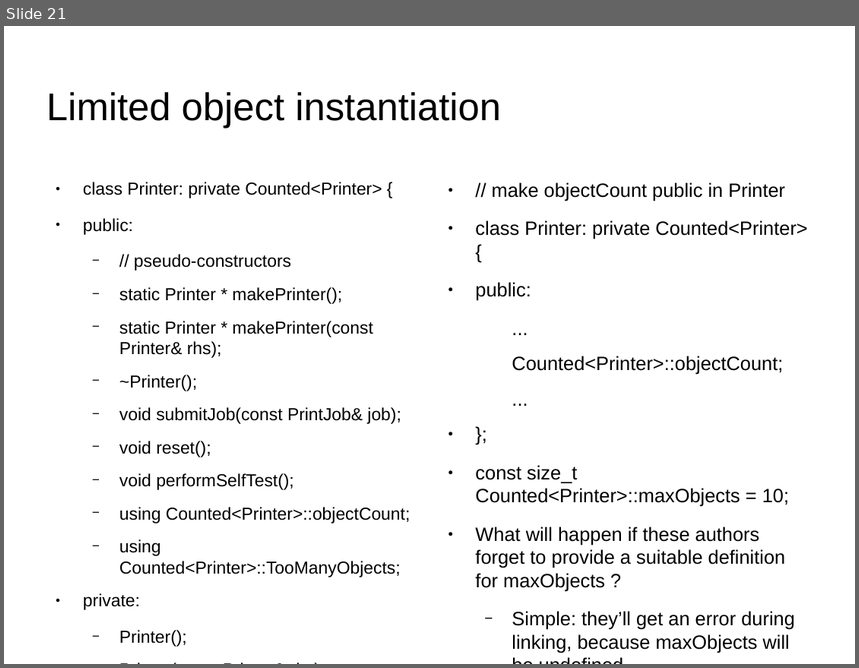
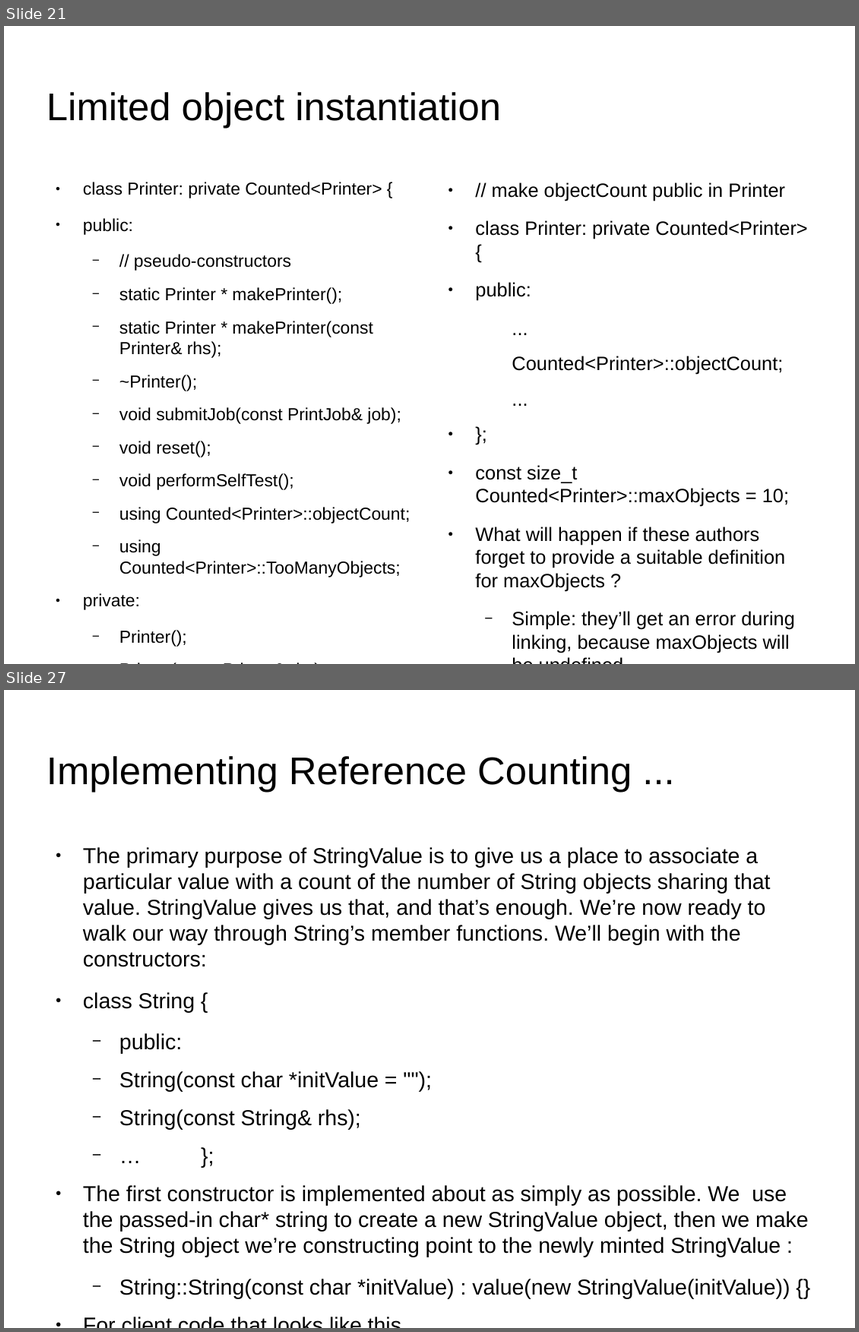
Before and after one commit to kks32/cpp-software-development, a slide deck: Ex19_Lazy_Evaluation_Reference_Counting/Ex19_Lazy_Evaluation_Reference_Counting.odp. Shown one above the other, each under a label of ours: slide 21 before the commit, slides 21 and 27 after it; the slides between them are not shown. The pictures are 859x668 and 859x1332 pixels, drawn with LibreOffice and Linux fonts; fonts in the diff are those of the drawing; background and template pictures are left out. Boxes give left, top, right and bottom in pixels: in the first picture for what was removed or moved away, otherwise in the second. Text is boxed around its words. In the diff, an @@ line names an element or a change of style, - is before the commit and + after.

Commit message:
Ex19: Lazy evaluation and reference counting

```diff
--- a/Ex19_Lazy_Evaluation_Reference_Counting/Ex19_Lazy_Evaluation_Reference_Counting.odp
+++ b/Ex19_Lazy_Evaluation_Reference_Counting/Ex19_Lazy_Evaluation_Reference_Counting.odp
@@ slide 27 added at box(4, 690, 855, 1328), background picture (left out) @@
@@ title added at box(47, 756, 632, 792), 36 pt, text #000000 @@
+Implementing Reference Counting ...
@@ text added at box(83, 847, 809, 1299), 20.1 pt, text #000000 @@
+● The primary purpose of StringValue is to give us a place to associate a particular value with a count of the number of String objects sharing that value. StringValue gives us that, and that’s enough. We’re now ready to walk our way through String’s member functions. We’ll begin with the constructors:
+● class String {
+  − public:
+  − String(const char *initValue = "");
+  − String(const String& rhs);
+  − … };
+● The first constructor is implemented about as simply as possible. We use the passed-in char* string to create a new StringValue object, then we make the String object we’re constructing point to the newly minted StringValue :
+  − String::String(const char *initValue) : value(new StringValue(initValue)) {}
+● For client code that looks like this,
+  − String s("More Effective C++"); // s =====> 1 ====> “More Effective C++”
```
Also in this commit, not shown: 1 slide changed, 11 other slides added, 1 other file.
